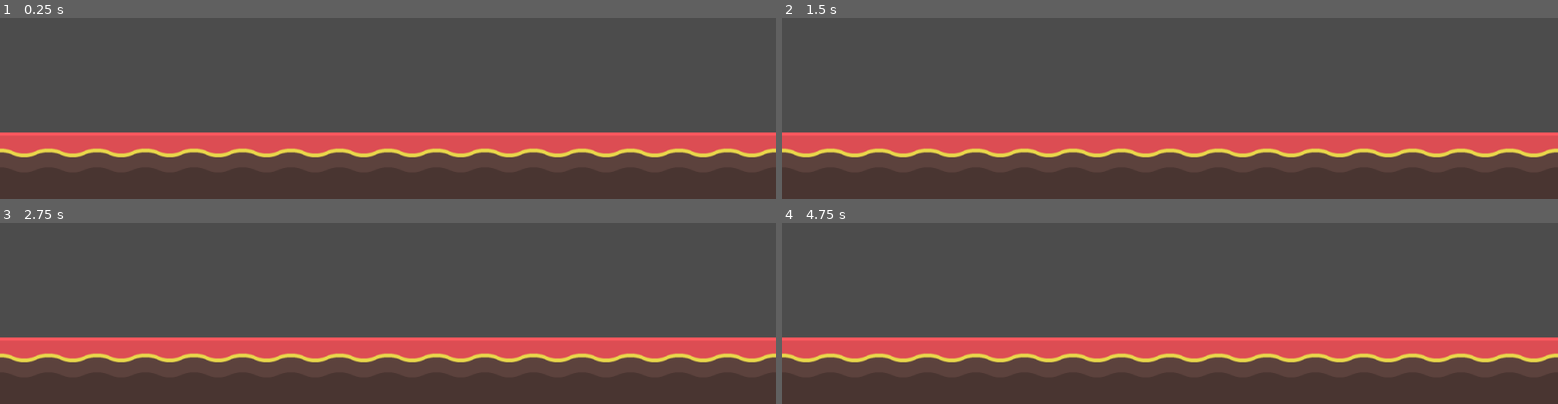
Above: before the commit, frames 1-4 (two rows, left to right).
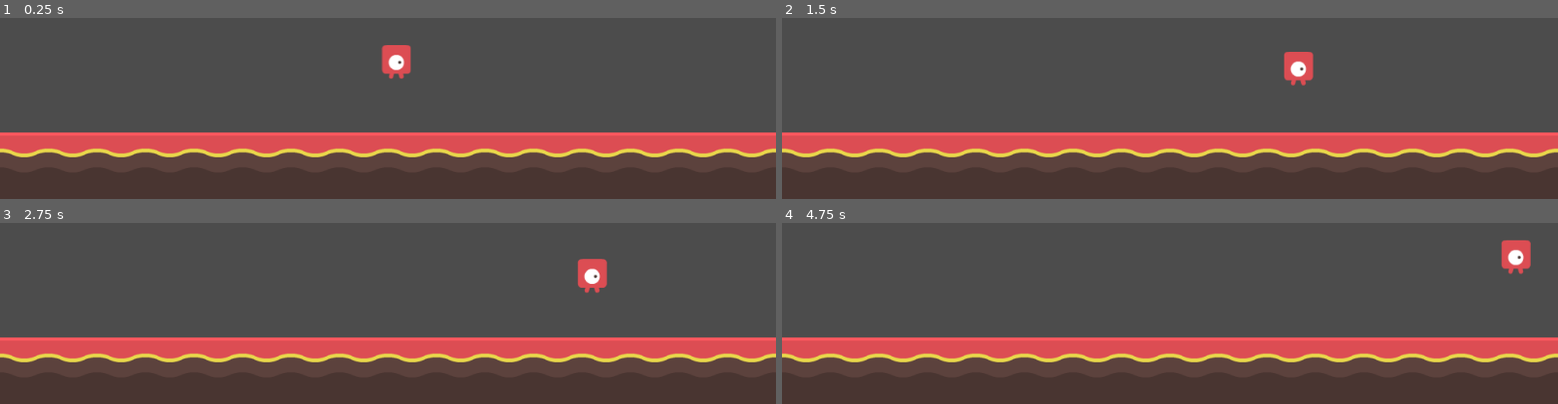
Above: after the commit, the same moments.

Repository: Adimac93/trying-godot
Game: Godot game, scene res://Main.tscn
The game is run twice, just before and just after one commit, with the same random seed, the same clock (stepped at 60 frames per second) and the same inputs.
Inputs:
- Up to frame 1 (0.25 s): no input
- Up to frame 2 (1.5 s): hold Right (right) from 0.53 s (still down); tap Up (jump) at 0.6, 0.77, 1.07, 1.35 s
- Up to frame 3 (2.75 s): tap Up (jump) at 1.52, 1.82, 2.1 s; release Right (right) at 2.03 s; hold Left (left) from 2.03 s (still down)
- Up to frame 4 (4.75 s): release Left (left) at 2.78 s; hold Right (right) 2.78-4.28 s; tap Up (jump) at 2.85, 3.02, 3.32, 3.6, 3.77, 4.07, 4.35, 4.52 s; hold Left (left) from 4.28 s (still down)

The runs differ from the first frame. In frame 1, 0.6% of the frame differs, in the area x 49-53%, y 14-34%; in frame 2, 0.6%; in frame 3, 0.6%; in frame 4, 0.7%, in the area x 92-97%, y 9-29%.

Commit message:
player
+add controller
+double default gravity force

Diff:
--- a/Main.tscn
+++ b/Main.tscn
@@ -1,6 +1,7 @@
-[gd_scene load_steps=2 format=2]
+[gd_scene load_steps=3 format=2]
 
 [ext_resource path="res://tiles.tres" type="TileSet" id=1]
+[ext_resource path="res://player/Player.tscn" type="PackedScene" id=2]
 
 [node name="Main" type="Node"]
 
@@ -8,3 +9,6 @@
 tile_set = ExtResource( 1 )
 format = 1
 tile_data = PoolIntArray( 65535, 0, 0, 16, 0, 0, 131071, 0, 0, 65552, 0, 0, 196607, 0, 0, 131088, 0, 0, 262143, 0, 0, 1 …(629 unchanged characters)…
+
+[node name="Player" parent="." instance=ExtResource( 2 )]
+position = Vector2( 523, 412 )
--- /dev/null
+++ b/player/Player.gd
@@ -0,0 +1,40 @@
+extends KinematicBody2D
+
+const WALK_FORCE = 600
+const WALK_MAX_SPEED = 200
+const STOP_FORCE = 1300
+const JUMP_SPEED = 200
+
+var velocity = Vector2()
+
+onready var gravity = ProjectSettings.get_setting("physics/2d/default_gravity")
+
+func _physics_process(delta):
+	var direction = get_direction()
+	# Horizontal movement code. First, get the player's input.
+	var walk = WALK_FORCE * direction
+	# Slow down the player if they're not trying to move.
+	if abs(walk) < WALK_FORCE * 0.2:
+		# The velocity, slowed down a bit, and then reassigned.
+		velocity.x = move_toward(velocity.x, 0, STOP_FORCE * delta)
+	else:
+		velocity.x += walk * delta
+	# Clamp to the maximum horizontal movement speed.
+	velocity.x = clamp(velocity.x, -WALK_MAX_SPEED, WALK_MAX_SPEED)
+
+	# Vertical movement code. Apply gravity.
+	velocity.y += gravity * delta
+
+	# Move based on the velocity and snap to the ground.
+	velocity = move_and_slide_with_snap(velocity, Vector2.DOWN, Vector2.UP)
+
+	# Check for jumping. is_on_floor() must be called after movement code.
+	if is_on_floor() and Input.is_action_just_pressed("jump"):
+		velocity.y = -JUMP_SPEED
+
+func get_direction():
+	if Input.is_action_pressed("right"):
+		return 1
+	if Input.is_action_pressed("left"):
+		return -1
+	return 0
--- a/player/Player.tscn
+++ b/player/Player.tscn
@@ -1,8 +1,9 @@
-[gd_scene load_steps=6 format=2]
+[gd_scene load_steps=7 format=2]
 
 [ext_resource path="res://player/playerRed_walk1.png" type="Texture" id=1]
 [ext_resource path="res://player/playerRed_walk2.png" type="Texture" id=2]
 [ext_resource path="res://player/playerRed_walk3.png" type="Texture" id=3]
+[ext_resource path="res://player/Player.gd" type="Script" id=4]
 
 [sub_resource type="SpriteFrames" id=2]
 animations = [ {
@@ -15,7 +16,8 @@
 [sub_resource type="RectangleShape2D" id=1]
 extents = Vector2( 15, 20.5 )
 
-[node name="Player" type="RigidBody2D"]
+[node name="Player" type="KinematicBody2D"]
+script = ExtResource( 4 )
 
 [node name="AnimatedSprite" type="AnimatedSprite" parent="."]
 frames = SubResource( 2 )
--- a/project.godot
+++ b/project.godot
@@ -38,6 +38,7 @@
 [physics]
 
 common/enable_pause_aware_picking=true
+2d/default_gravity=196
 
 [rendering]
 
